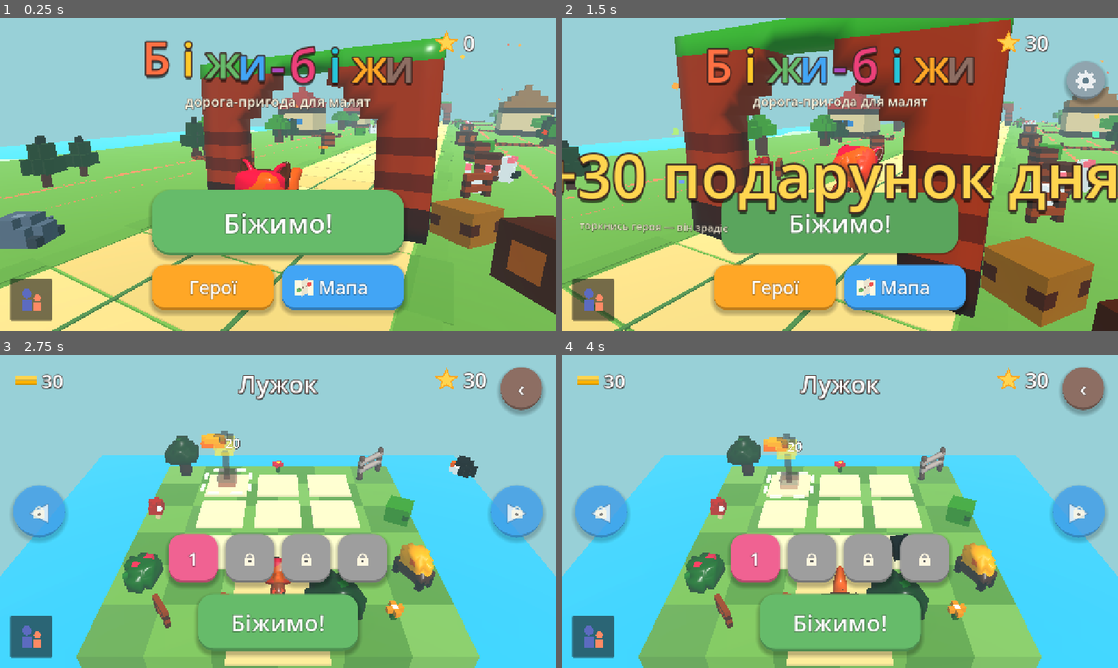
Above: before the commit, frames 1-4 (two rows, left to right).
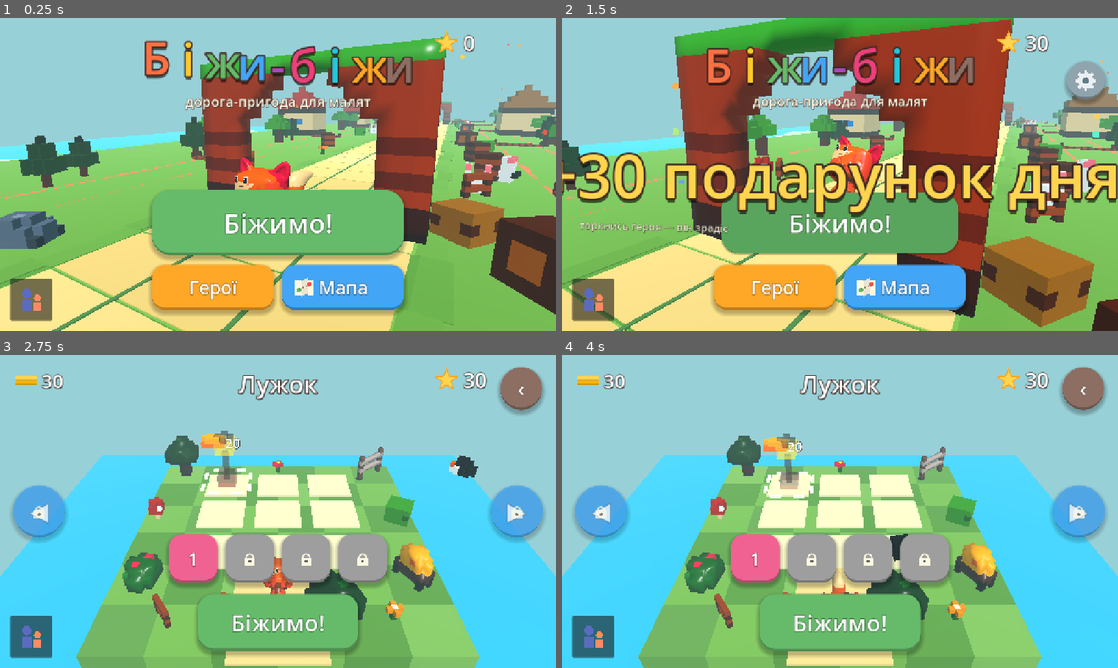
Above: after the commit, the same moments.

Repository: MykolaMamonchuk/MGP-01-run
Game: Godot game, scene res://src/run3d/run3d.tscn
Same seed, same stepped clock (60 frames per second), same inputs: the game is played once before the commit and once after it.
Inputs (mouse positions are in pixels of both pictures, inside the frame that each line leads up to):
- Up to frame 1 (0.25 s): no input
- Up to frame 2 (1.5 s): tap Enter at 0.5 s; move the mouse to (962, 158) at 0.52 s; hold Right 0.53-1.25 s; hold Shift 0.53-1.25 s; click (962, 158) at 0.67 s; tap Space at 0.77, 1.07 s; drag from (728, 190) to (812, 237) at 1.27 s
- Up to frame 3 (2.75 s): move the mouse to (333, 442) at 2.02 s; hold Right from 2.03 s (still down); tap Ctrl at 2.1 s
- Up to frame 4 (4 s): release Right at 2.75 s; drag from (812, 574) to (673, 464) at 2.77 s; move the mouse to (1006, 558) at 3.52 s; hold Left from 3.53 s (still down); tap 2 at 3.6 s; tap Space at 3.77 s

The runs differ from the first frame. In frame 1, 0.6% of the frame differs, in the area x 42-57%, y 44-55%; in frame 2, 0.5%; in frame 3, 0.2%; in frame 4, 0.2%.

Commit message:
fix: правильна анатомія риг-кісток fox, фронтальні очі єдинорога
fox: rig_bones був переплутаний (голова→нога, хвіст→вухо) — модель
насправді чотирилапа, це був баг мапінгу, не дефект моделі. Кольорові
зони й очі тепер лягають на правильні частини (перевірено скріншотами
живого прев'ю).

unicorn: rig_face.layout лишився "side" від старої довгоморда-моделі;
нова голова майже кубічна, тож намальовані очі ховались під вухами/
гривою, а спереду показувались непофарбовані очні западини самого .glb.

Присід/ковзання насправді працює коректно на обох героях — попередній
висновок про регрес був наслідком тестування через миттєвий keystroke
замість утримання клавіші.

Co-Authored-By: Claude Sonnet 5 <noreply@anthropic.com>

Diff:
--- a/data/heroes.json
+++ b/data/heroes.json
@@ -7,11 +7,10 @@
 
   "lys":      {"name_uk": "Лиско",    "color": "#F0A050", "accent": "#FBE3C4", "mark": "#FF8F73", "feature": "fox",   "order": 0,
                "rig": "fox", "rig_front": "+z",
-               "rig_bones": {"hips": "Bone_003", "spine": "Bone_002", "neck": "Bone_012", "head": "Bone_011",
-                             "ear_l": "Bone_022", "ear_r": "Bone_025",
-                             "fl": "Bone_016", "fr": "Bone_014", "bl": "Bone_007", "br": "Bone_005",
-                             "tail": ["Bone_010", "Bone_009", "Bone_008"],
-                             "tuft": ["Bone_018", "Bone_017"], "nose": ["Bone_020", "Bone_019"]},
+               "rig_bones": {"hips": "Bone_003", "spine": "Bone_002", "neck": "Bone_026", "head": "Bone_025",
+                             "ear_l": "Bone_030", "ear_r": "Bone_028",
+                             "fl": "Bone_020", "fr": "Bone_024", "bl": "Bone_007", "br": "Bone_011",
+                             "tail": ["Bone_016", "Bone_015", "Bone_014", "Bone_013", "Bone_012"]},
                "rig_zones": {"bag_x": 0.9},
                "parts": {"body": "hero_body_lys_ai", "head": "hero_head_lys_ai", "leg": "hero_leg_lys_ai", "tail": "hero_tail_lys_ai", "ear": "hero_ear_lys_ai"},
                "power": {"id": "fox_leap", "name_uk": "Хитрий стрибок", "duration": 6.0, "charge": 100, "voice": "power_fox_leap"},
@@ -47,7 +46,7 @@
                              "ear_l": "earend", "ear_r": "R_earend",
                              "fl": "frontleg", "fr": "R_frontleg", "bl": "backleg", "br": "R_backleg",
                              "tail": ["tail", "tailstart", "tail1", "tail2", "tail3"]},
-               "rig_face": {"scale": 0.35, "y": 0.45, "layout": "side"},
+               "rig_face": {"scale": 0.35, "y": 0.45},
                "parts": {"body": "hero_body", "head": "hero_head", "leg": "hero_leg", "tail": "hero_tail_cat", "ear": "hero_ear_long"},
                "power": {"id": "unicorn_rainbow", "name_uk": "Райдужний міст", "duration": 6.0, "charge": 100, "voice": "power_unicorn_rainbow"},
                "unlock": {"type": "home"},                             "stats": {"hearts": 3, "magnet": 1.1, "speed": 1.1,  "luck": 1.3}},
--- a/tests/test_hero_rig.gd
+++ b/tests/test_hero_rig.gd
@@ -859,10 +859,14 @@
 	assert_true(path.begins_with("res://assets/models/"), "модель лежить у res:// (інакше Godot її не імпортує)")
 	assert_true(path.ends_with(".glb"))
 	assert_true(lys.has("parts"), "parts лишились як запасний варіант, поки .glb не доїхав")
-	# малярські ролі: чубчик на маківці й кістки писка (автомапа їх не знає — тільки руками)
+	# розкладка кісток руками (автомапа плутала перед/зад — див. MEMORY.md): голова й обидва
+	# вуха виходять з окремого шийного розгалуження (Bone_026→025→027/028), передні лапки
+	# росли зі спини (Bone_020/024), а "хвіст" насправді висів на кістках передньої лапки.
+	# Окремих кісток писка/чубчика в моделі нема — ці зони фарбуються геометричним запасним
+	# варіантом (HeroRig.zone_for), як і грива/ріг у єдинорога.
 	var bones: Dictionary = lys.get("rig_bones", {})
-	assert_true(bones.has("tuft"), "чубчик заданий окремою роллю, інакше він просто помаранчевий")
-	assert_true(bones.has("nose"), "кістки писка задані окремо — кінчик носа має бути темний")
+	for role in ["hips", "spine", "neck", "head", "ear_l", "ear_r", "fl", "fr", "bl", "br", "tail"]:
+		assert_true(bones.has(role), "роль %s задана руками" % role)
 	assert_eq(String(lys.get("accent", "")), "#FBE3C4", "акцент лисеняти — кремовий кінчик хвоста")
 	assert_eq(String(lys.get("mark", "")), "#FF8F73", "торбинка збоку — коралова")
 	# після переходу на грані (центроїд «всередині» боку) поріг торбинки довелось опустити
@@ -906,11 +910,14 @@
 	assert_eq(String(bones.get("fl", "")), "frontleg")
 	assert_eq(String(bones.get("fr", "")), "R_frontleg", "R_ — права сторона")
 	# морда компактна, а не довга, як у старої моделі коня: обличчя стискаємо сильно
-	# й саджаємо нижче, інакше очі-«блоки» вилазять аж до вух/рога
+	# й саджаємо нижче, інакше очі-«блоки» вилазять аж до вух/рога. Голова майже кубічна
+	# (0.56×0.58×0.60 м) — це НЕ довга кінська морда, тож очі лишаються СПЕРЕДУ, а не
+	# збоку (`layout: "side"` тут раніше стояв від старої моделі й ховав намальовані очі
+	# за вухами/гривою — самі очі на моделі лишались непофарбованими западинами)
 	var f := HeroRig.face_of(odn)
 	assert_almost_eq(float(f["scale"]), 0.35, 0.0001)
 	assert_almost_eq(float(f["y"]), 0.45, 0.0001)
-	assert_eq(String(f["layout"]), "side", "довга морда — очі дивляться БОКАМИ голови")
+	assert_eq(String(f["layout"]), "front", "компактна голова — очі спереду, як у решти героїв")
 	assert_eq(String(HeroRig.face_of(Hero3D.defs().get("lys", {}))["layout"]), "front",
 		"у лисеняти очі лишились на морді")
 	# rig_anim не перевизначений — модель ходить на дефолтних множниках
Not shown, changed: docs/MEMORY.md
